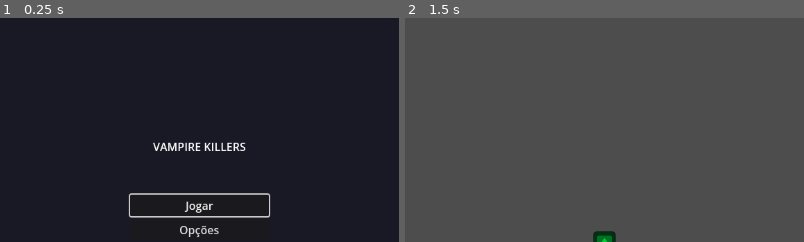
Above: before the commit, frames 1-2 (left to right).
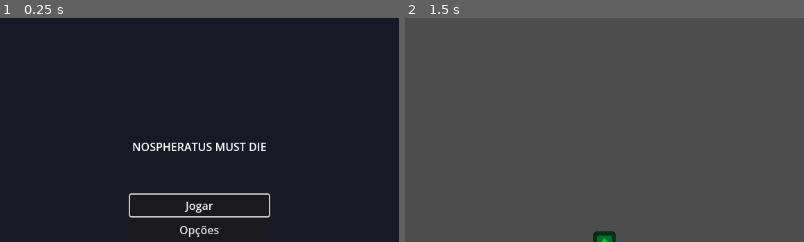
Above: after the commit, the same moments.

Repository: JohnAndante/nospheratus-must-die
Game: Godot game, scene res://scenes/MainMenu.tscn
Same seed, same stepped clock (60 frames per second), same inputs: the game is played once before the commit and once after it. The engine's default icon, where the game draws it, is replaced by a stand-in: a white triangle on a blue panel in a dark square.
Inputs:
- Up to frame 1 (0.25 s): no input
- Up to frame 2 (1.5 s): click "Jogar" at 0.5 s; tap Enter (ui_accept) at 1.25 s; hold D (move_right) from 1.28 s (still down)
The pictures show only the part of the screen within x 25-75%, y 0-50%; the shares and areas given below are measured in that part.

The runs differ from the first frame. In frame 1, 0.9% of the frame differs, in the area x 33-67%, y 55-60%; in frame 2, nothing differs.

Commit message:
#1 - spelling: Minor spelling fixes and renames

Diff:
--- a/scenes/MainMenu.tscn
+++ b/scenes/MainMenu.tscn
@@ -40,7 +40,7 @@
 
 [node name="Title" type="Label" parent="VBoxContainer"]
 layout_mode = 2
-text = "VAMPIRE KILLERS"
+text = "NOSPHERATUS MUST DIE"
 horizontal_alignment = 1
 vertical_alignment = 1
 
--- a/scripts/weapons/WeaponManager.gd
+++ b/scripts/weapons/WeaponManager.gd
@@ -5,7 +5,7 @@
 	return ["Pistol", "Shotgun", "Laser"]
 
 static func get_available_upgrades(weapons: Array[WeaponData]) -> Array[String]:
-	var upgrades = []
+	var upgrades: Array[String] = []
 	var weapon_descriptions = {
 		"Pistol": "Arma básica",
 		"Shotgun": "Múltiplos projéteis",
@@ -21,8 +21,8 @@
 			upgrades.append(weapon_type + ": " + weapon_descriptions[weapon_type])
 
 	# Adicionar upgrades de player
-	upgrades.append("health: +20 vida máxima")
-	upgrades.append("speed: +10 velocidade")
+	upgrades.append("Health: +20 vida máxima")
+	upgrades.append("Speed: +10 velocidade")
 
 	return upgrades
 
Not shown, changed: README.md
